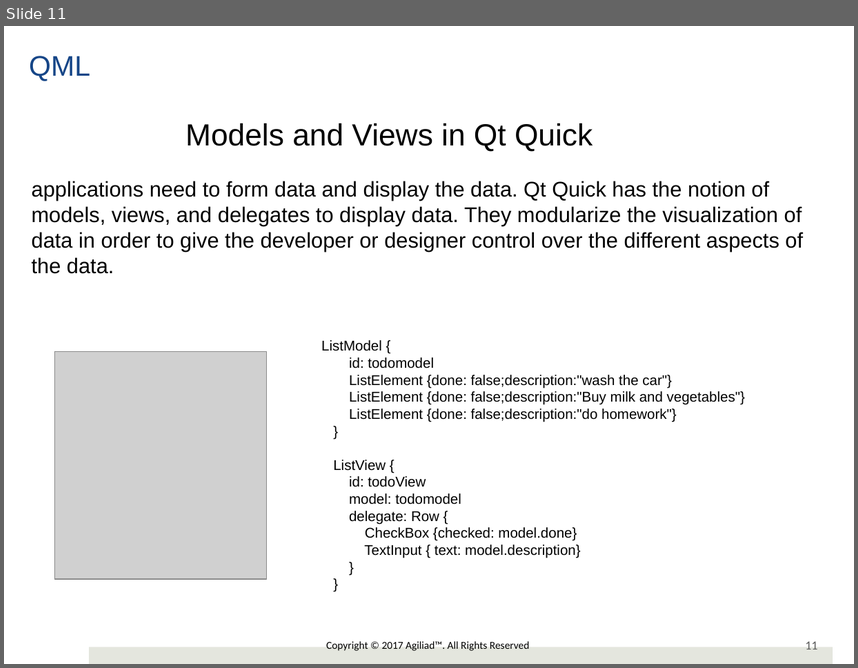
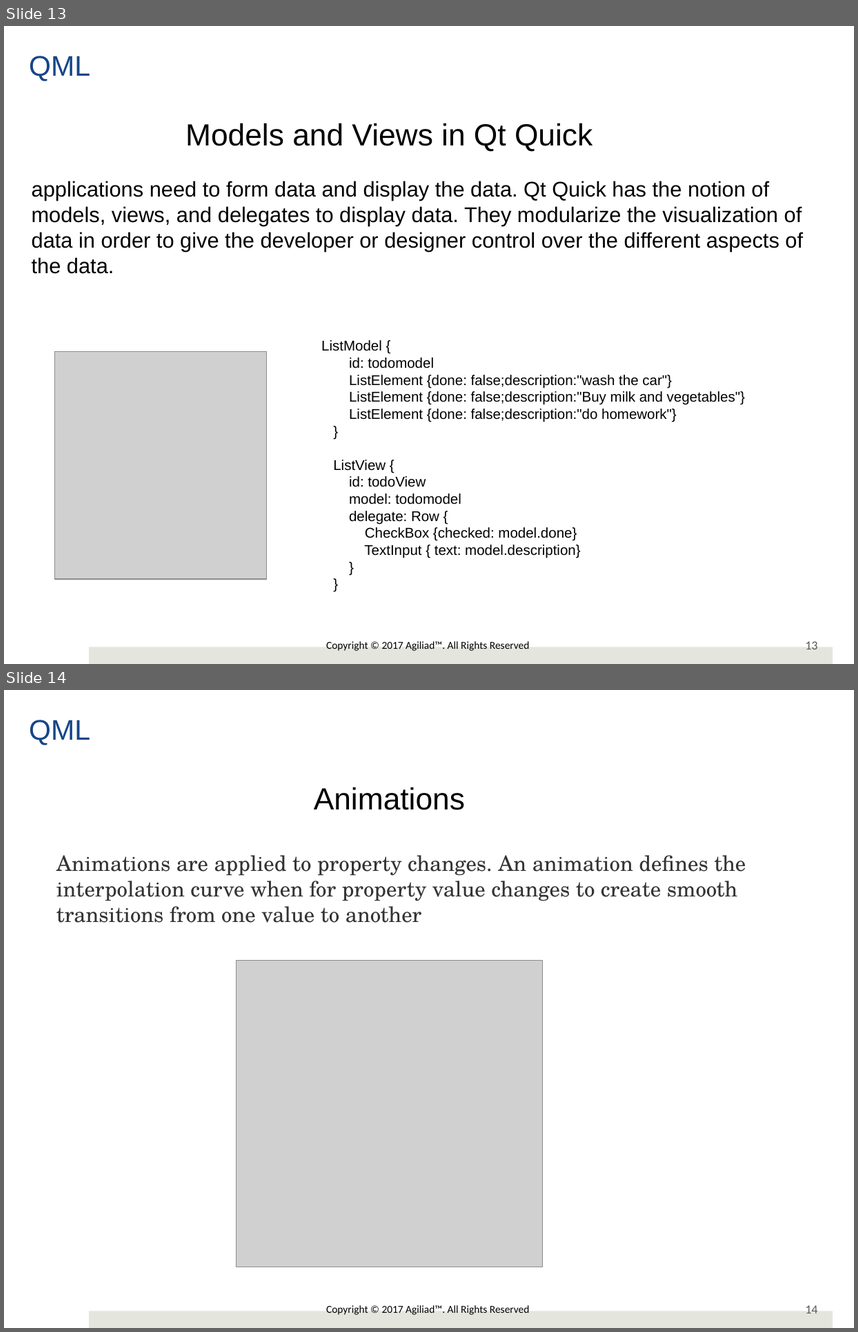
Before and after one commit to girishlande/QMLProjects, a slide deck: 6Course/QMLTraining.pptx. Shown one above the other, each under a label of ours: slide 11 before the commit, slides 13 and 14 after it. The pictures are 858x668 and 858x1332 pixels, drawn with LibreOffice and Linux fonts; fonts in the diff are those of the drawing; grey boxes stand for pictures; background and template pictures are left out. Boxes give left, top, right and bottom in pixels: in the first picture for what was removed or moved away, otherwise in the second. Text is boxed around its words. In the diff, an @@ line names an element or a change of style, - is before the commit and + after.

```diff
--- a/6Course/QMLTraining.pptx
+++ b/6Course/QMLTraining.pptx
@@ slide 14 added at [4,690,854,1328], background #FFFFFF; not listed: 3 template elements that a slide beside it also shows @@
@@ text added at [29,720,90,745], 24 pt, text #154587 @@
+QML
@@ text added at [314,787,465,810], 25.9 pt, text #000000 @@
+Animations
@@ text added at [56,855,746,923], 18 pt, text #333333 @@
+Animations are applied to property changes. An animation defines the interpolation curve when for property value changes to create smooth transitions from one value to another
@@ picture added at [236,960,542,1266] @@
@@ what was slide 11 is now slide 13 @@
@@ page number at [805,641,818,649]: text changed @@
-11
+13
```
Also in this commit, not shown: 5 slides changed, 2 other slides added, 1 slide removed, 8 other files.
